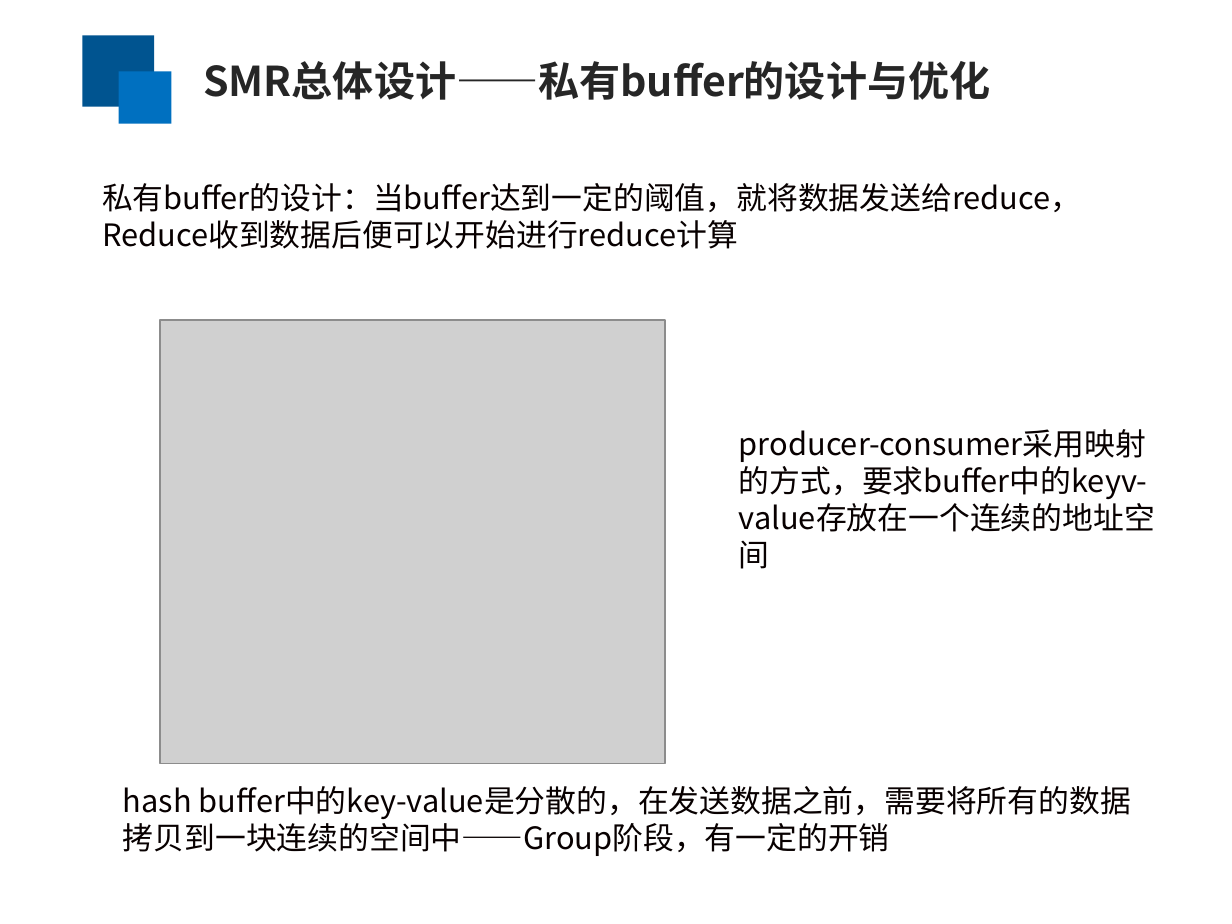
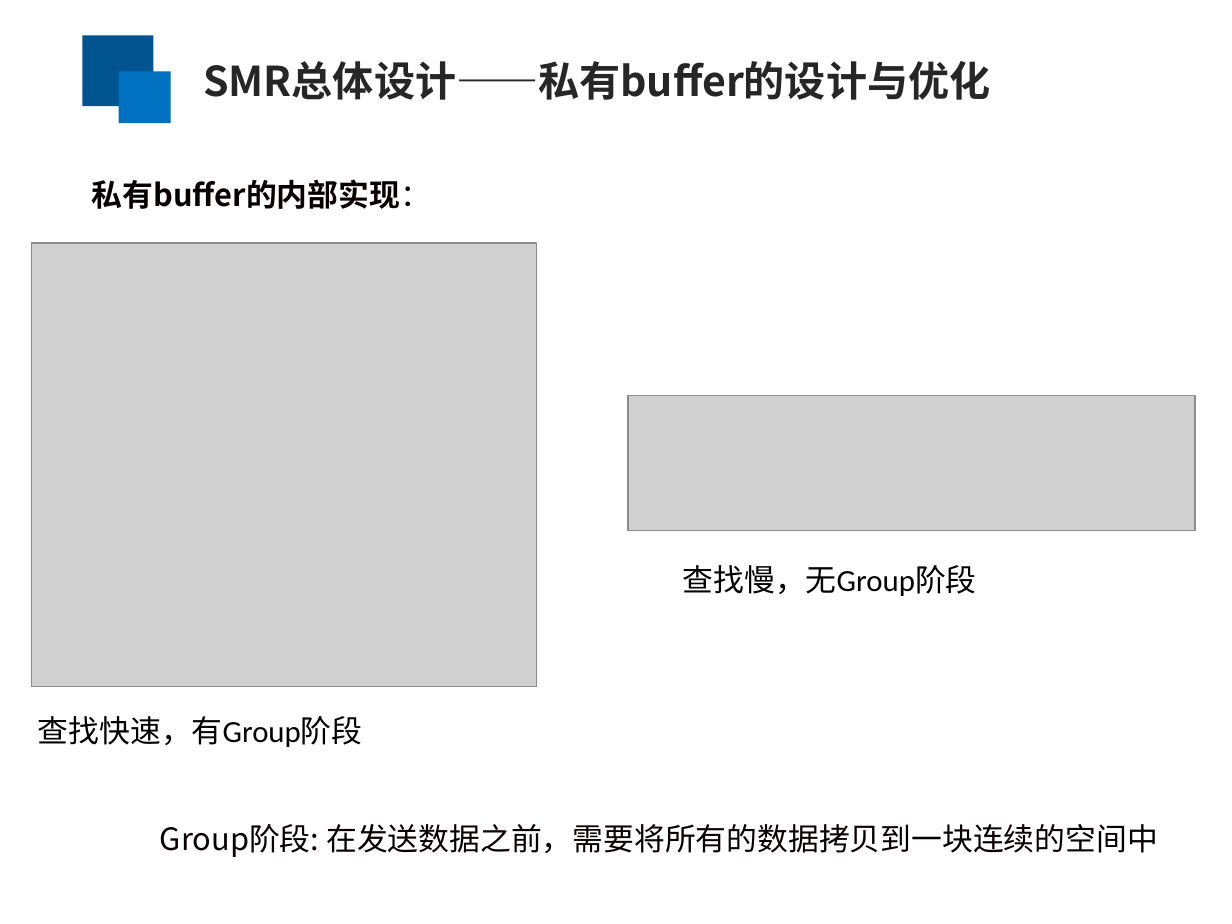
Before and after one commit to yufenyu/work, a slide deck: slide 11 of dmr_paper/paper/chinaSys-2016.ppt (slide 10 before the commit). Drawn at 1232x924 pixels with LibreOffice and Linux fonts; fonts in the diff are those of the drawing; grey boxes stand for pictures. Boxes give left, top, right and bottom in pixels: in the first picture for what was removed or moved away, otherwise in the second. Text is boxed around its words. In the diff, an @@ line names an element or a change of style, - is before the commit and + after.

```diff
--- a/dmr_paper/paper/chinaSys-2016.ppt
+++ b/dmr_paper/paper/chinaSys-2016.ppt
@@ text added at box(92, 179, 431, 209), 18 pt, text #080000, bold @@
+私有buffer的内部实现：
@@ text removed at box(102, 183, 1081, 249) @@
-私有buffer的设计：当buffer达到一定的阈值，就将数据发送给reduce，
-Reduce收到数据后便可以开始进行reduce计算
@@ picture: place and size @@
-picture at box(160, 320, 665, 764)
+picture at box(32, 243, 537, 686)
@@ picture added at box(628, 395, 1195, 531) @@
@@ text removed at box(739, 429, 1148, 499) @@
-producer-consumer采用映射的方式，要求buffer中的keyv-value存放在一个连续的地址空间
@@ text added at box(683, 565, 977, 596), 18 pt, text #000000 @@
+查找慢，无Group阶段
@@ text added at box(38, 716, 363, 747), 18 pt, text #000000 @@
+查找快速，有Group阶段
@@ text at box(160, 824, 1158, 857): text changed @@
-hash buffer中的key-value是分散的，在发送数据之前，需要将所有的数据拷贝到一块连续的空间中——Group阶段，有一定的开销
+Group阶段: 在发送数据之前，需要将所有的数据拷贝到一块连续的空间中
```
Also in this commit, not shown: 8 other slides changed, 8 slides added, 6 slides removed.
